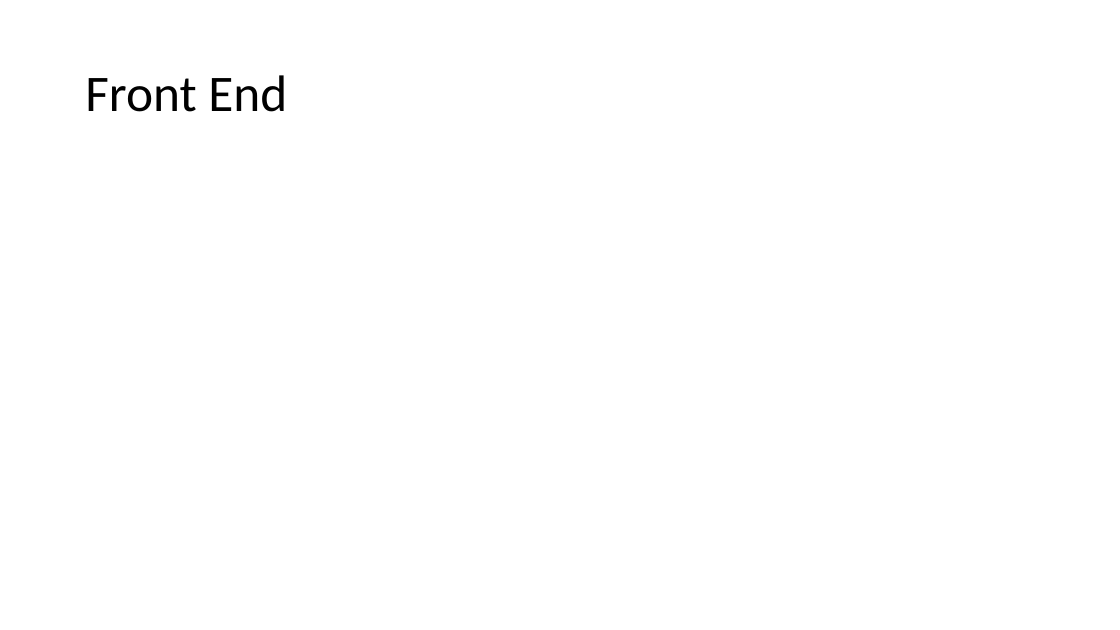
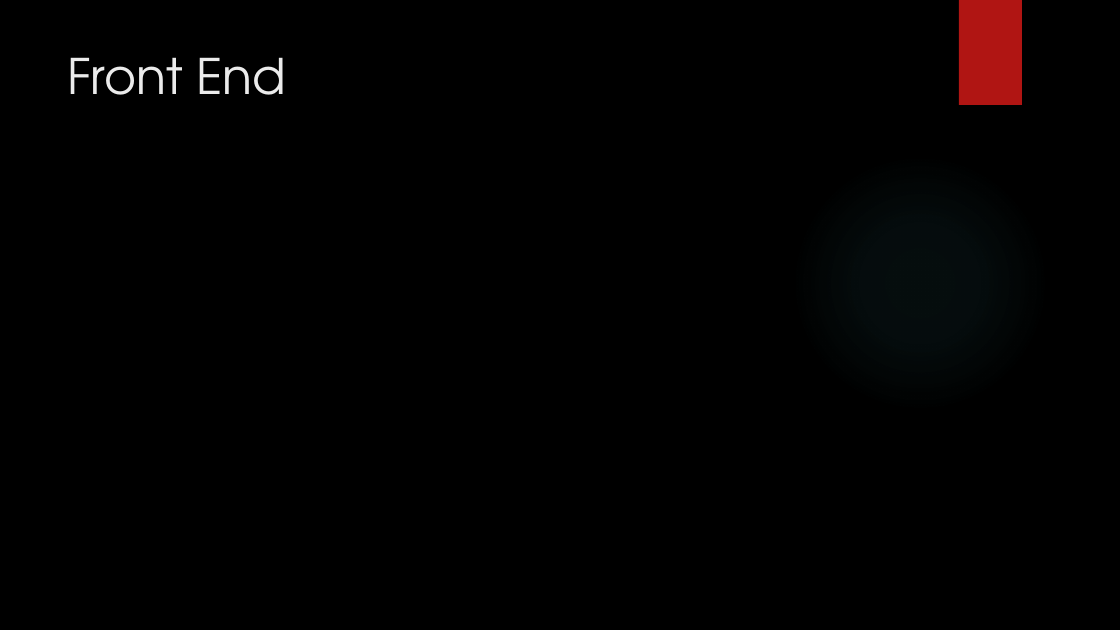
Before and after one commit to ChristopherBurns1996/1337Library, a slide deck: slide 8 of README Images/Solo Project Presentation.pptx (slide 7 before the commit). Drawn at 1120x630 pixels with LibreOffice and Linux fonts; fonts in the diff are those of the drawing; background and template pictures are left out. Boxes give left, top, right and bottom in pixels: in the first picture for what was removed or moved away, otherwise in the second. Text is boxed around its words. In the diff, an @@ line names an element or a change of style, - is before the commit and + after.

```diff
--- a/README Images/Solo Project Presentation.pptx
+++ b/README Images/Solo Project Presentation.pptx
@@ background #FFFFFF to picture (left out) @@
@@ rectangle added at <box>959,0,1022,105</box>, fill #B01513 @@
@@ title "Front End": place and size @@
-title "Front End" at <box>85,75,287,112</box>
+title "Front End" at <box>68,57,286,95</box>
@@ title "Front End" at <box>68,57,286,95</box>: size 44 to 42 pt, font Calibri to TeX Gyre Adventor, text colour #000000 to #EBEBEB; line spacing 0.9 to 1; vertical alignment middle to top @@
@@ ellipse added at <box>791,154,1049,413</box>, fill gradient #50B9C1 @@
```
Also in this commit, not shown: 7 other slides changed, 3 slides added, 1 slide removed.
